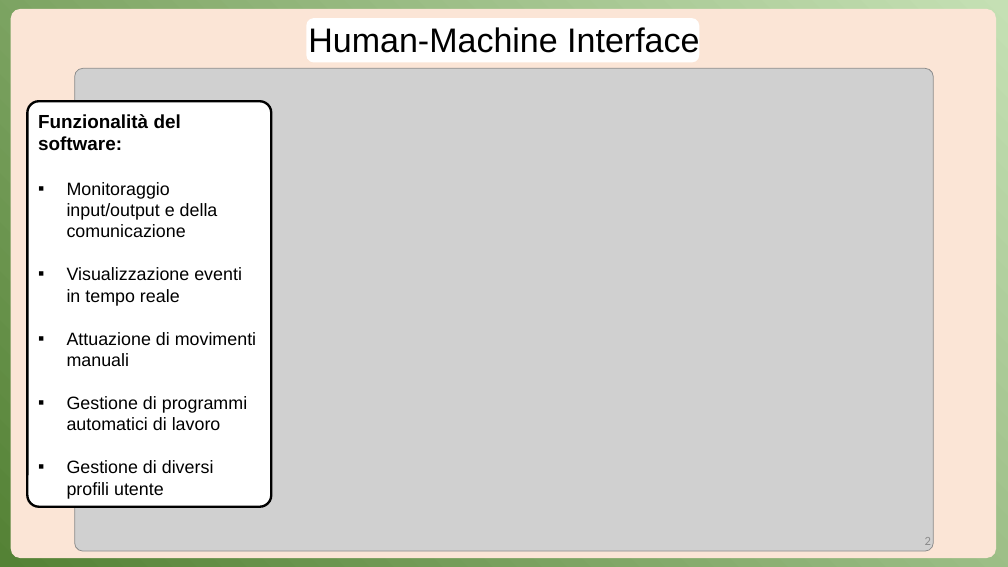
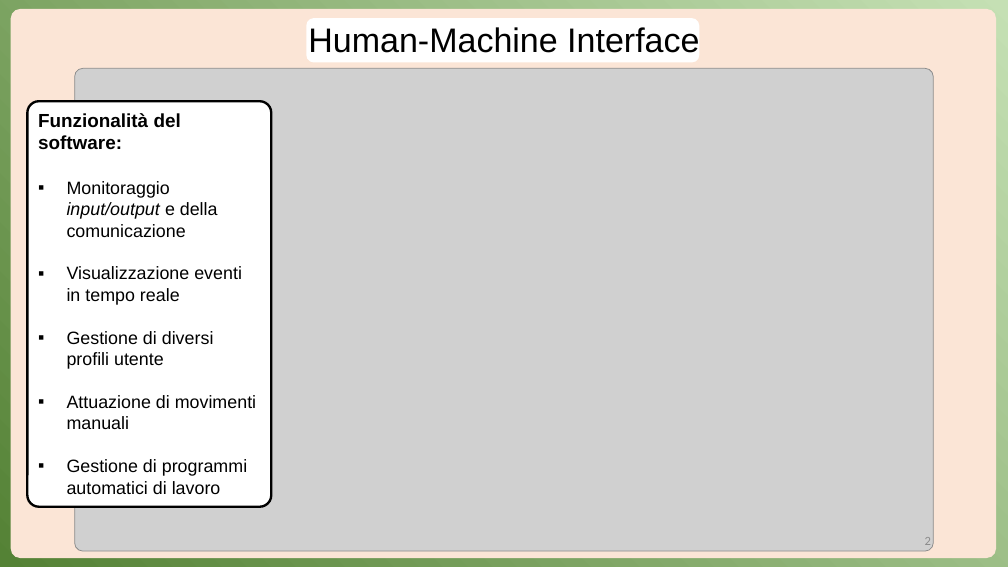
Before and after one commit to Anrighe/Tesi-Laurea-Triennale-Informatica-Unimore, a slide deck: slide 2 of Presentazione_Tesi_Triennale_Informatica_Unimore_2022_2023_Enrico_Marras_152336_v2.pptx. Drawn at 1008x567 pixels with LibreOffice and Linux fonts; fonts in the diff are those of the drawing; grey boxes stand for pictures. Boxes give left, top, right and bottom in pixels: in the first picture for what was removed or moved away, otherwise in the second. Text is boxed around its words. In the diff, an @@ line names an element or a change of style, - is before the commit and + after.

```diff
--- a/Presentazione_Tesi_Triennale_Informatica_Unimore_2022_2023_Enrico_Marras_152336_v2.pptx
+++ b/Presentazione_Tesi_Triennale_Informatica_Unimore_2022_2023_Enrico_Marras_152336_v2.pptx
@@ rounded rectangle "Funzionalità del software:" at (27,101,271,507): vertical alignment middle to top @@
@@ text in rounded rectangle at (67,181,218,237): italic on in "input/output" @@
@@ text in rounded rectangle at (67,331,214,369): paragraph added @@
+▪ Gestione di diversi profili utente
@@ text in rounded rectangle at (67,460,214,499): paragraph removed @@
-▪ Gestione di diversi profili utente
```
Also in this commit, not shown: 2 other slides changed.
